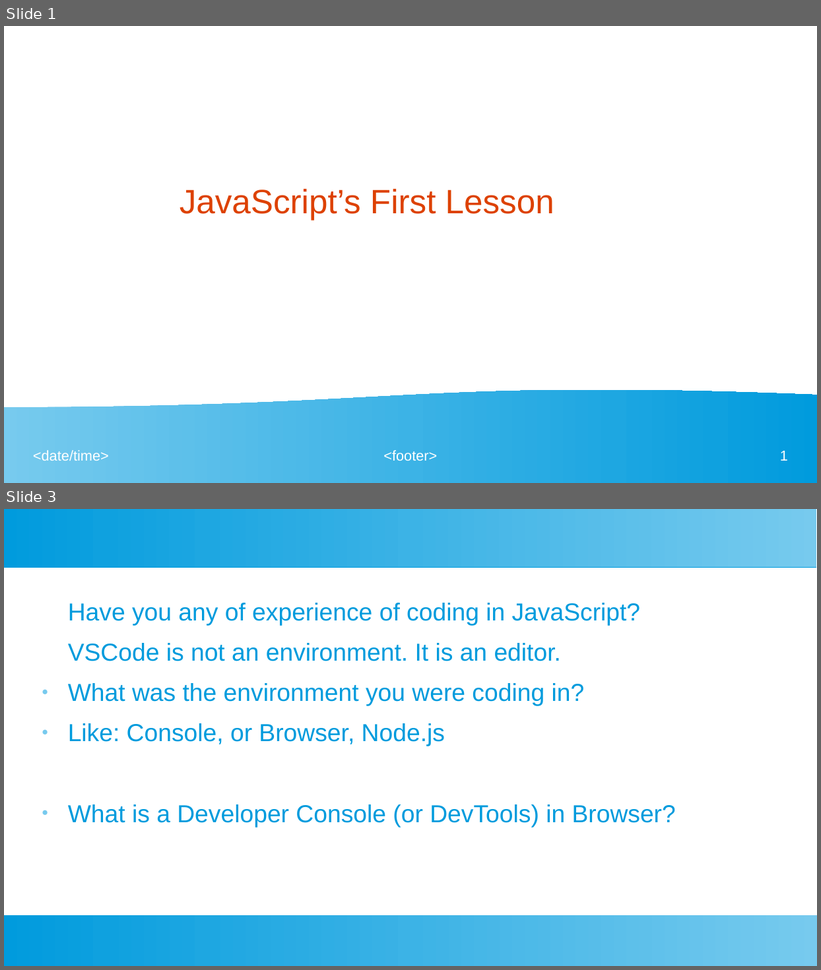
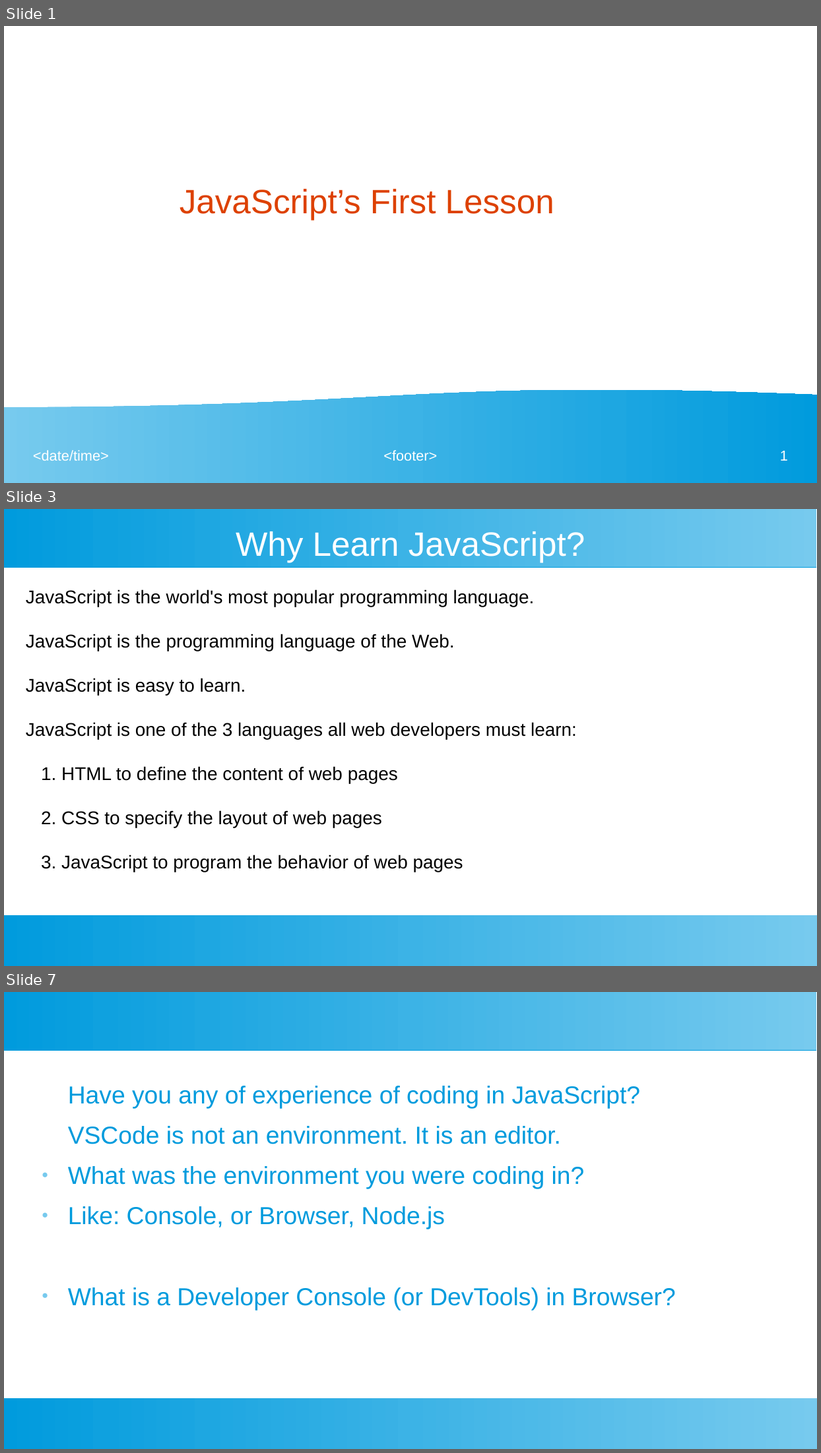
Before and after one commit to ashishjain1547/public_lessons_in_javascript, a slide deck: 1_JavaScript Intro/JavaScript's First Lesson.odp. Shown one above the other, each under a label of ours: slides 1 and 3 before the commit, slides 1, 3 and 7 after it; the slides between them are not shown. The pictures are 821x970 and 821x1453 pixels, drawn with LibreOffice and Linux fonts; fonts in the diff are those of the drawing. Boxes give left, top, right and bottom in pixels: in the first picture for what was removed or moved away, otherwise in the second. Text is boxed around its words. In the diff, an @@ line names an element or a change of style, - is before the commit and + after.

```diff
--- a/1_JavaScript Intro/JavaScript's First Lesson.odp
+++ b/1_JavaScript Intro/JavaScript's First Lesson.odp
@@ slide 3 added at (x1=4, y1=509, x2=817, y2=966), background #FFFFFF; not listed: 2 template elements that a slide beside it also shows @@
@@ title added at (x1=236, y1=531, x2=585, y2=562), 33 pt, text #FFFFFF @@
+Why Learn JavaScript?
@@ text added at (x1=26, y1=590, x2=577, y2=872), 18 pt, text #000000 @@
+JavaScript is the world's most popular programming language.
+JavaScript is the programming language of the Web.
+JavaScript is easy to learn.
+JavaScript is one of the 3 languages all web developers must learn:
+1. HTML to define the content of web pages
+2. CSS to specify the layout of web pages
+3. JavaScript to program the behavior of web pages
@@ what was slide 3 is now slide 7 @@
```
Also in this commit, not shown: 1 slide changed, 4 other slides added, 2 slides removed, 18 other files.
